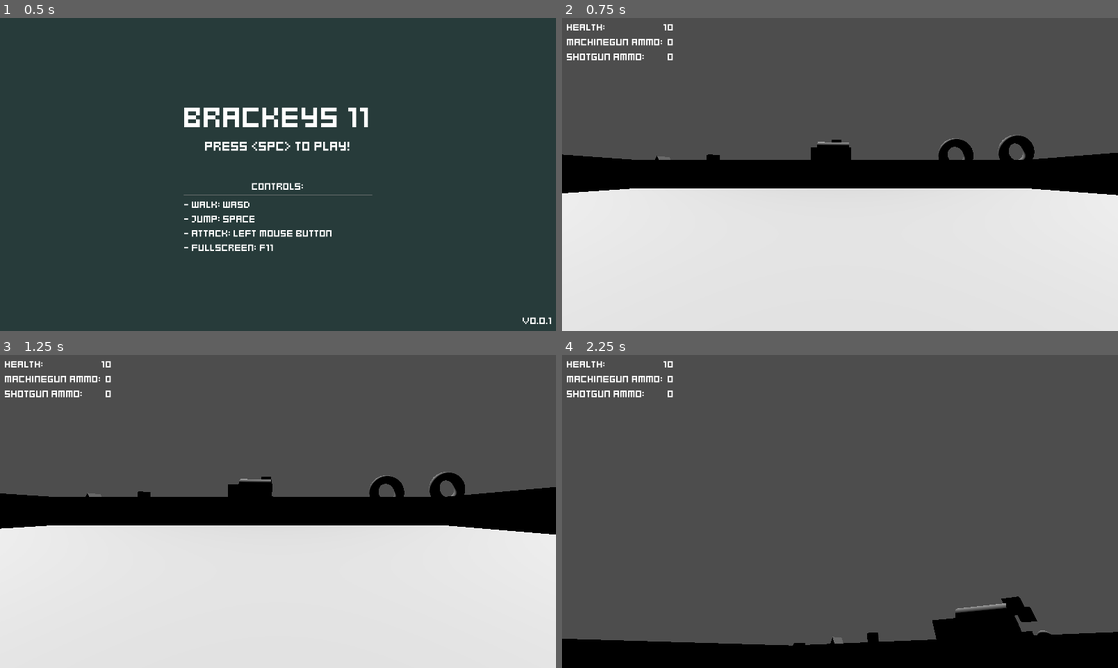
Above: before the commit, frames 1-4 (two rows, left to right).
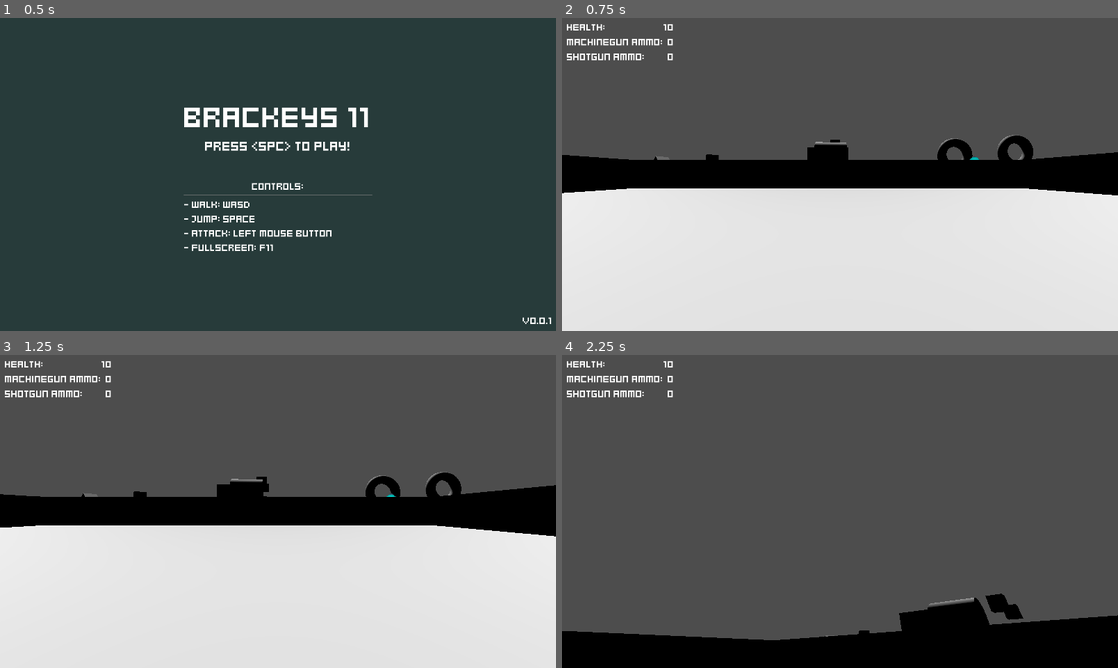
Above: after the commit, the same moments.

Repository: Riyyi/brackeys-11
Game: Godot game, scene res://ui/main_menu.tscn
The game is run twice, just before and just after one commit, with the same random seed, the same clock (stepped at 60 frames per second) and the same inputs.
Inputs (mouse positions are in pixels of both pictures, inside the frame that each line leads up to):
- Up to frame 1 (0.5 s): no input
- Up to frame 2 (0.75 s): tap Enter at 0.5 s; move the mouse to (962, 158) at 0.52 s; hold D (WalkRight) from 0.53 s (still down); hold Space (Jump) from 0.53 s (still down)
- Up to frame 3 (1.25 s): keep holding D (WalkRight); keep holding Space (Jump)
- Up to frame 4 (2.25 s): move the mouse to (728, 527) at 1.27 s; release D (WalkRight) at 1.28 s; release Space (Jump) at 1.28 s; hold S (WalkDown) 1.28-2.03 s; click (728, 527) at 1.35 s; tap Space (Jump) at 1.52, 1.55, 1.82 s; move the mouse to (895, 442) at 2.02 s; hold D (WalkRight) from 2.03 s (still down); hold Space (Jump) from 2.03 s (still down)

Frame 1 is identical in both runs. In frame 2, 0.3% of the frame differs, in the area x 0-100%, y 37-57%; in frame 3, 0.8%; in frame 4, 3.5%, in the area x 0-100%, y 76-93%.

Commit message:
Enemy animations

Diff:
--- a/enemy/enemy_attack_state.gd
+++ b/enemy/enemy_attack_state.gd
@@ -12,7 +12,7 @@
 # -----------------------------------------
 
 func _ready() -> void:
-	animation.play("Idle")
+	animation.play("Attack")
 
 	enemy = get_parent()
 	gun_pointer = $"../GunPointer"
--- a/enemy/enemy_material.tres
+++ b/enemy/enemy_material.tres
@@ -1,15 +1,15 @@
 [gd_resource type="StandardMaterial3D" load_steps=3 format=3 uid="uid://qed48jodq5pr"]
 
-[ext_resource type="Texture2D" uid="uid://cnecamk6ek1pv" path="res://enemy/FlipBooks/Monster2_Anim_Run.png" id="1_jih2f"]
-[ext_resource type="Texture2D" uid="uid://uvmwutwhgtj6" path="res://enemy/FlipBooks/Monster2_Anim_Run_Normal.png" id="2_y73kh"]
+[ext_resource type="Texture2D" uid="uid://cy3pdfxsrktku" path="res://assets/monster_2.png" id="1_rjfkk"]
+[ext_resource type="Texture2D" uid="uid://batcgyyb3yehh" path="res://assets/monster_2_normal.png" id="2_p8t5w"]
 
 [resource]
 transparency = 4
 shading_mode = 0
-albedo_texture = ExtResource("1_jih2f")
+albedo_texture = ExtResource("1_rjfkk")
 detail_enabled = true
-detail_albedo = ExtResource("1_jih2f")
-detail_normal = ExtResource("2_y73kh")
-uv1_scale = Vector3(0.33, 1, 1)
+detail_albedo = ExtResource("1_rjfkk")
+detail_normal = ExtResource("2_p8t5w")
+uv1_scale = Vector3(0.25, 0.33, 1)
 texture_filter = 0
 billboard_mode = 2
--- a/enemy/melee_enemy/melee_enemy.tscn
+++ b/enemy/melee_enemy/melee_enemy.tscn
@@ -9,7 +9,7 @@
 resource_name = "Idle"
 length = 0.8
 loop_mode = 1
-step = 0.2
+step = 0.4
 tracks/0/type = "value"
 tracks/0/imported = false
 tracks/0/enabled = true
@@ -17,10 +17,10 @@
 tracks/0/interp = 1
 tracks/0/loop_wrap = true
 tracks/0/keys = {
-"times": PackedFloat32Array(0),
-"transitions": PackedFloat32Array(1),
+"times": PackedFloat32Array(0, 0.4),
+"transitions": PackedFloat32Array(1, 1),
 "update": 1,
-"values": [0]
+"values": [4, 5]
 }
 
 [sub_resource type="Animation" id="Animation_f26n6"]
@@ -53,24 +53,49 @@
 "times": PackedFloat32Array(0, 0.2, 0.4),
 "transitions": PackedFloat32Array(1, 1, 1),
 "update": 1,
-"values": [0, 1, 2]
+"values": [8, 9, 10]
+}
+
+[sub_resource type="Animation" id="Animation_qjive"]
+resource_name = "Attack"
+length = 0.8
+loop_mode = 1
+step = 0.2
+tracks/0/type = "value"
+tracks/0/imported = false
+tracks/0/enabled = true
+tracks/0/path = NodePath(".:animation_index")
+tracks/0/interp = 1
+tracks/0/loop_wrap = true
+tracks/0/keys = {
+"times": PackedFloat32Array(0, 0.2, 0.4, 0.6),
+"transitions": PackedFloat32Array(1, 1, 1, 1),
+"update": 1,
+"values": [0, 1, 2, 3]
 }
 
 [sub_resource type="AnimationLibrary" id="AnimationLibrary_d8jam"]
 _data = {
+"Attack": SubResource("Animation_qjive"),
 "Idle": SubResource("Animation_w7ohx"),
 "RESET": SubResource("Animation_f26n6"),
 "Walk": SubResource("Animation_3bgbe")
 }
 
+[sub_resource type="CapsuleShape3D" id="CapsuleShape3D_ykt20"]
+radius = 1.75
+height = 4.75
+
 [sub_resource type="QuadMesh" id="QuadMesh_iihke"]
 material = ExtResource("3_k3ktl")
-size = Vector2(2.5, 2.5)
+size = Vector2(5, 5)
 
 [node name="MeleeEnemy" instance=ExtResource("1_dh15q")]
-distance_to_begin_walk = 1.75
+speed = 3.0
+distance_to_begin_walk = 5.0
 animation_index = 1
-h_frames = 3
+h_frames = 4
+v_frames = 3
 
 [node name="Animation" type="AnimationPlayer" parent="." index="0"]
 unique_name_in_owner = true
@@ -85,5 +110,14 @@
 bullet = ExtResource("2_82tn5")
 sound = ExtResource("3_r3ic3")
 
+[node name="CollisionShape3D" parent="." index="6"]
+shape = SubResource("CapsuleShape3D_ykt20")
+
 [node name="MeshInstance3D" parent="." index="7"]
 mesh = SubResource("QuadMesh_iihke")
+
+[node name="NavAgent" parent="." index="8"]
+path_desired_distance = 2.0
+target_desired_distance = 2.0
+height = 4.75
+radius = 1.75
--- a/player/player.gd
+++ b/player/player.gd
@@ -2,8 +2,8 @@
 
 signal ammo_changed(gun: int, ammo: int)
 
-const SPEED = 5.0
-const JUMP_VELOCITY = 4.5
+const SPEED = 7.0
+const JUMP_VELOCITY = 7.0
 
 @onready var camera_controller: CameraController = $CameraController
 @onready var stats_component: StatsComponent = $StatsComponent
@@ -42,7 +42,7 @@
 func _physics_process(delta):
 	# Add the gravity.
 	if not is_on_floor():
-		velocity.y -= gravity * delta
+		velocity.y -= gravity * 2 * delta
 
 	# Handle jump.
 	if forced_movement == false:
--- a/world.tscn
+++ b/world.tscn
@@ -4,7 +4,8 @@
 [ext_resource type="PackedScene" uid="uid://ci345aqxtwmce" path="res://ui/hud.tscn" id="6_h0a50"]
 
 [sub_resource type="NavigationMesh" id="NavigationMesh_yitvy"]
-agent_height = 2.5
+agent_height = 4.75
+agent_radius = 1.75
 
 [node name="World" type="Node3D"]
 script = ExtResource("1_p3xts")
Binary file added: assets/monster_2.png
Not shown, added: assets/monster_2.png.import
Binary file added: assets/monster_2_normal.png
Not shown, added: assets/monster_2_normal.png.import
Not shown: 1 places in enemy/melee_enemy/melee_enemy.tscn that only renumber resources
Not shown, added: flipbook.sh
